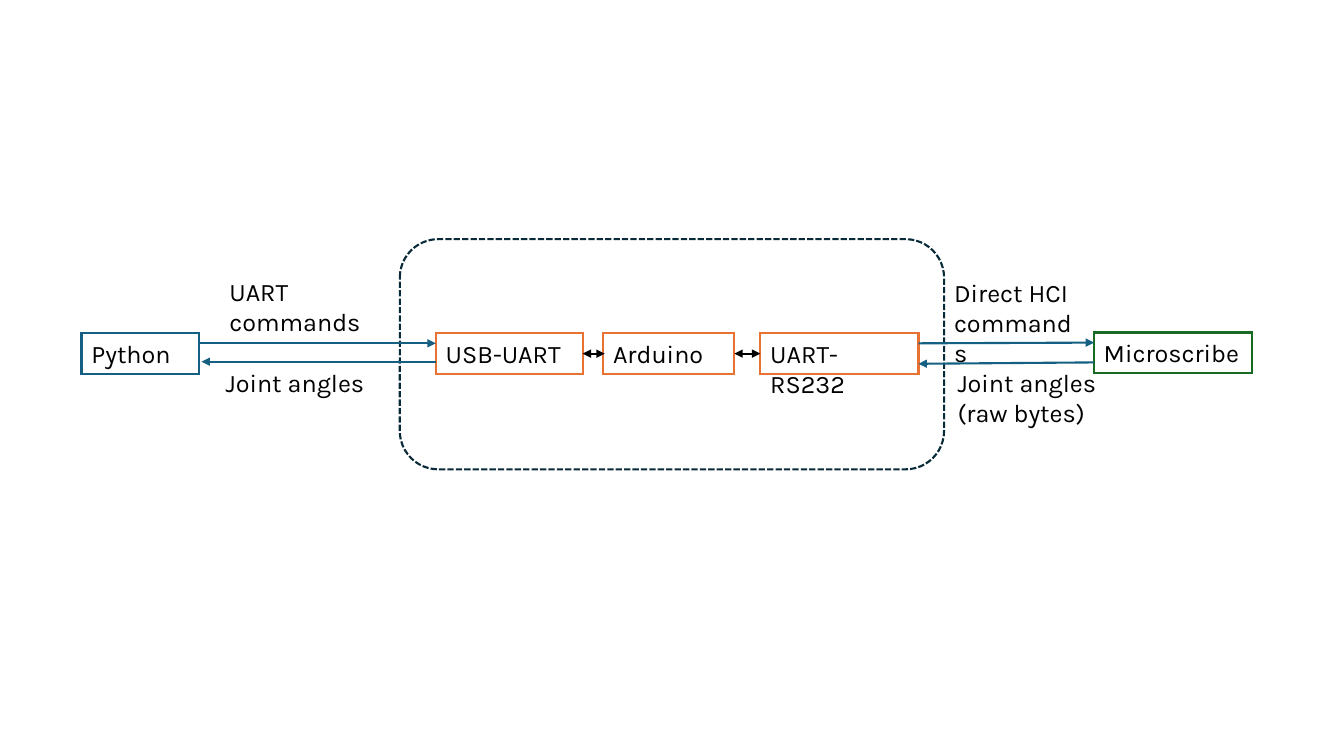
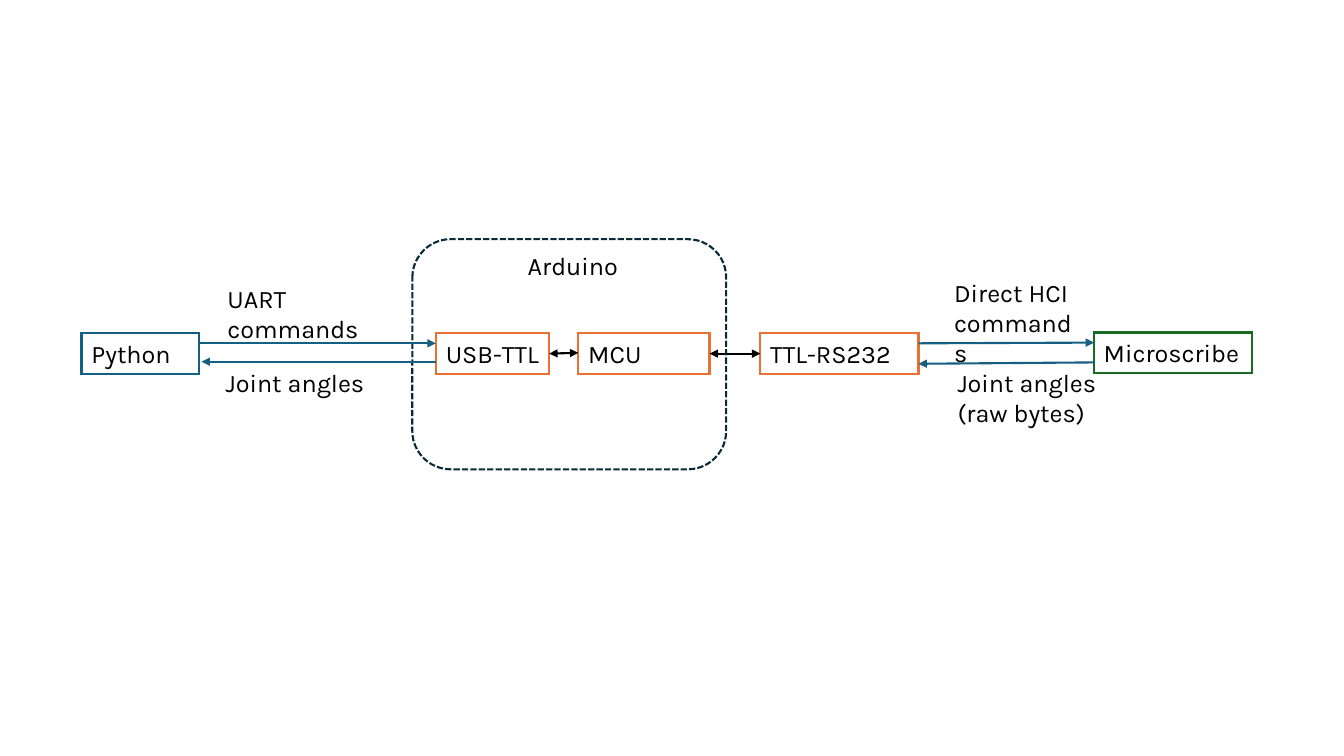
Before and after one commit to JarofMolasses/JarofMolasses.github.io, a slide deck: slide 1 of images/ppt/microscribe.pptx. Drawn at 1344x756 pixels with LibreOffice and Linux fonts; fonts in the diff are those of the drawing. Boxes give left, top, right and bottom in pixels: in the first picture for what was removed or moved away, otherwise in the second. Text is boxed around its words. In the diff, an @@ line names an element or a change of style, - is before the commit and + after.

```diff
--- a/images/ppt/microscribe.pptx
+++ b/images/ppt/microscribe.pptx
@@ rounded rectangle: place and size @@
-rounded rectangle at (400, 239, 945, 469)
+rounded rectangle at (412, 239, 726, 469)
@@ text added at (528, 257, 618, 276), 18 pt, text #000000 @@
+Arduino
@@ text "UART commands" rewrapped from (229, 285, 360, 332) to (227, 292, 358, 344) @@
@@ rectangle "USB-TTL": place and size @@
-rectangle "USB-TTL" at (436, 334, 583, 374)
+rectangle "USB-TTL" at (436, 334, 548, 374)
@@ text in rectangle at (446, 347, 539, 364): text changed @@
-USB-UART
+USB-TTL
@@ double arrow moved from (583, 354) - (605, 354) to (549, 354) - (579, 353) @@
@@ rectangle "MCU": place and size @@
-rectangle "MCU" at (603, 334, 734, 374)
+rectangle "MCU" at (579, 334, 710, 374)
@@ text in rectangle at (588, 347, 641, 364): text changed @@
-Arduino
+MCU
@@ double arrow moved from (735, 354) - (760, 354) to (710, 354) - (760, 354) @@
@@ text in rectangle at (770, 347, 890, 364): text changed @@
-UART-RS232
+TTL-RS232
```
Also in this commit, not shown: 1 other slide changed.
